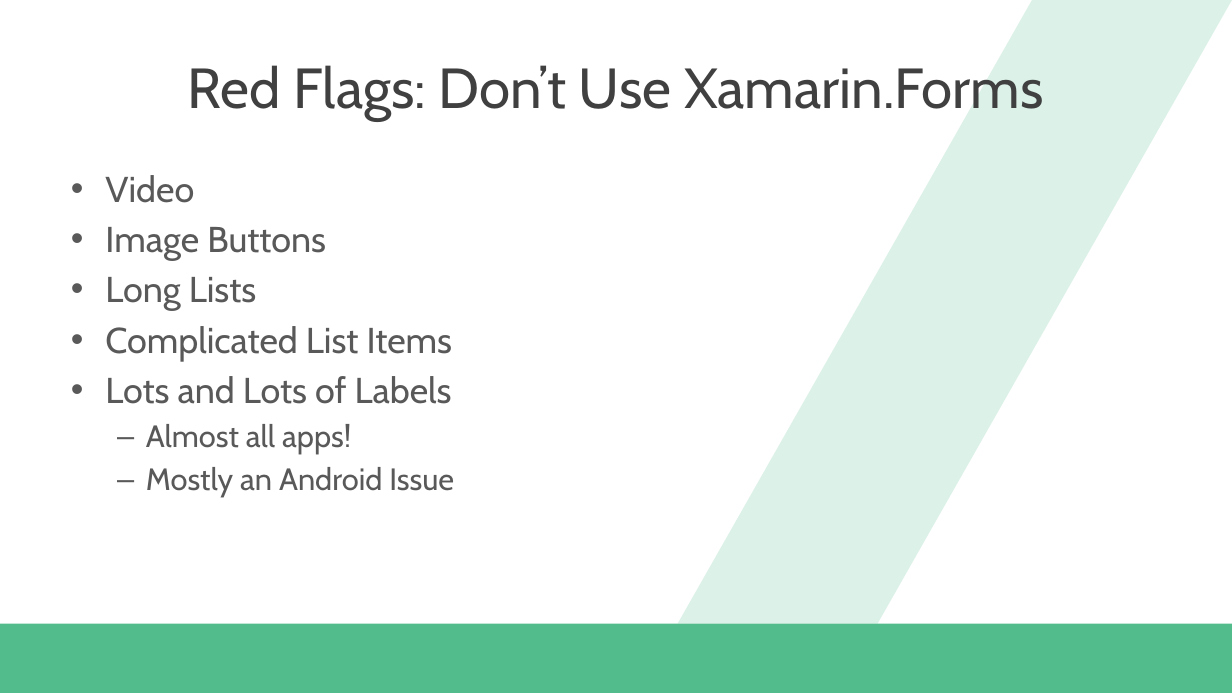
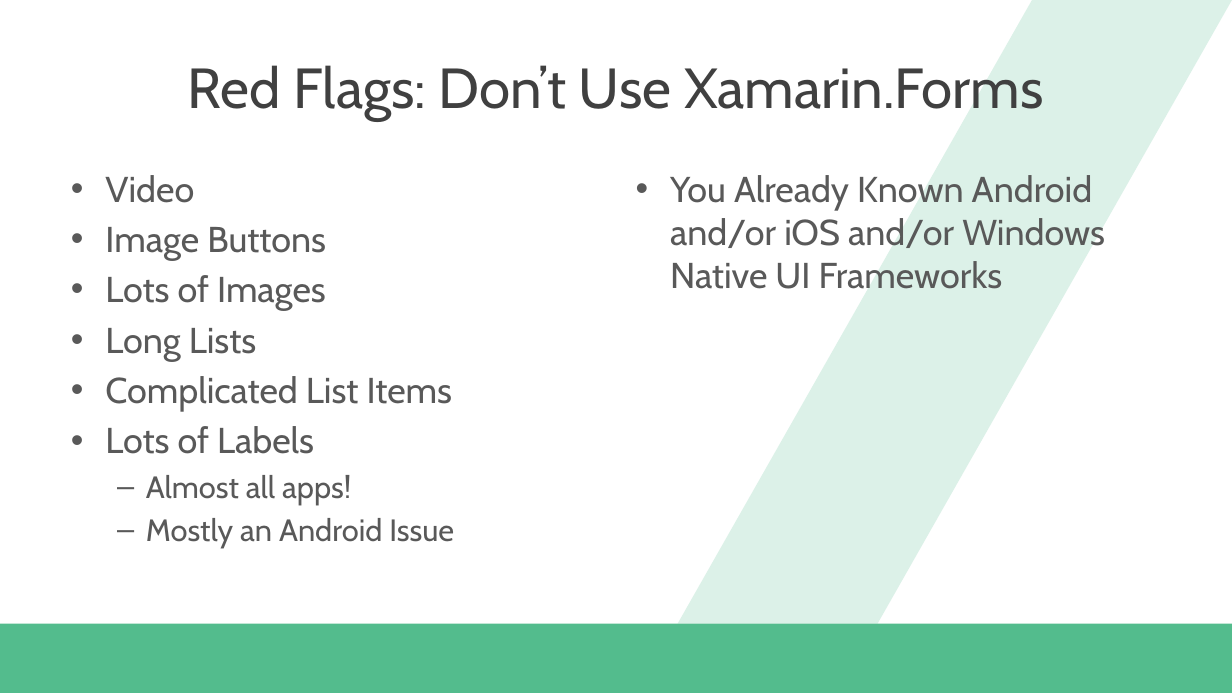
Before and after one commit to dannydwarren/PracticalXamarin, a slide deck: slide 17 of Practical Xamarin.pptx. Drawn at 1232x693 pixels with LibreOffice and Linux fonts; fonts in the diff are those of the drawing; background and template pictures are left out. Boxes give left, top, right and bottom in pixels: in the first picture for what was removed or moved away, otherwise in the second. Text is boxed around its words. In the diff, an @@ line names an element or a change of style, - is before the commit and + after.

```diff
--- a/Practical Xamarin.pptx
+++ b/Practical Xamarin.pptx
@@ text added at (x1=670, y1=175, x2=1105, y2=289), 28 pt, text #595959 @@
+• You Already Known Android and/or iOS and/or Windows Native UI Frameworks
@@ text at (x1=105, y1=275, x2=326, y2=311): paragraph added @@
+• Lots of Images
@@ text at (x1=105, y1=426, x2=314, y2=454): text changed @@
-• Lots and Lots of Labels
+• Lots of Labels
```
Also in this commit, not shown: 6 other slides changed.
